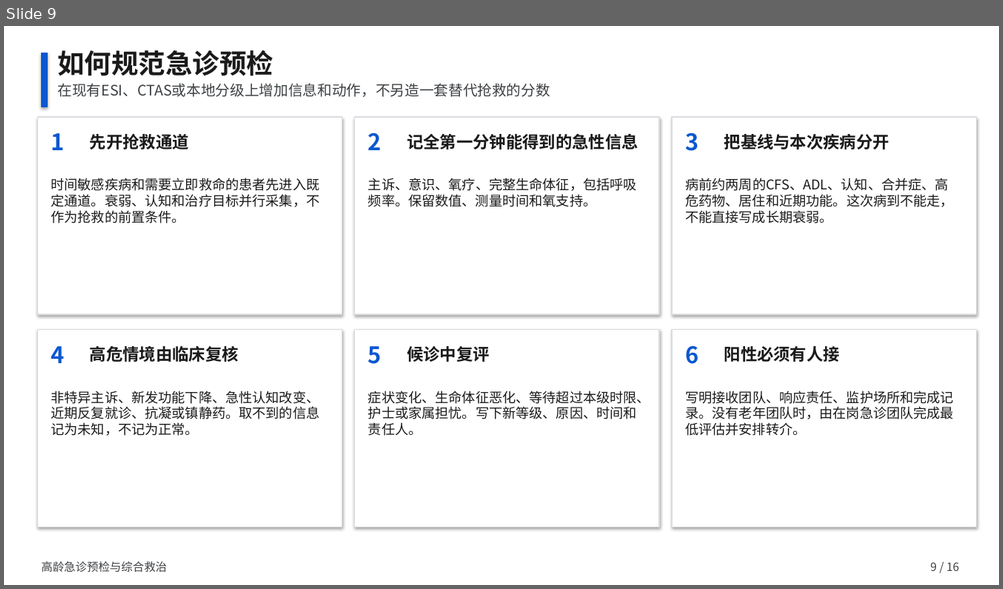
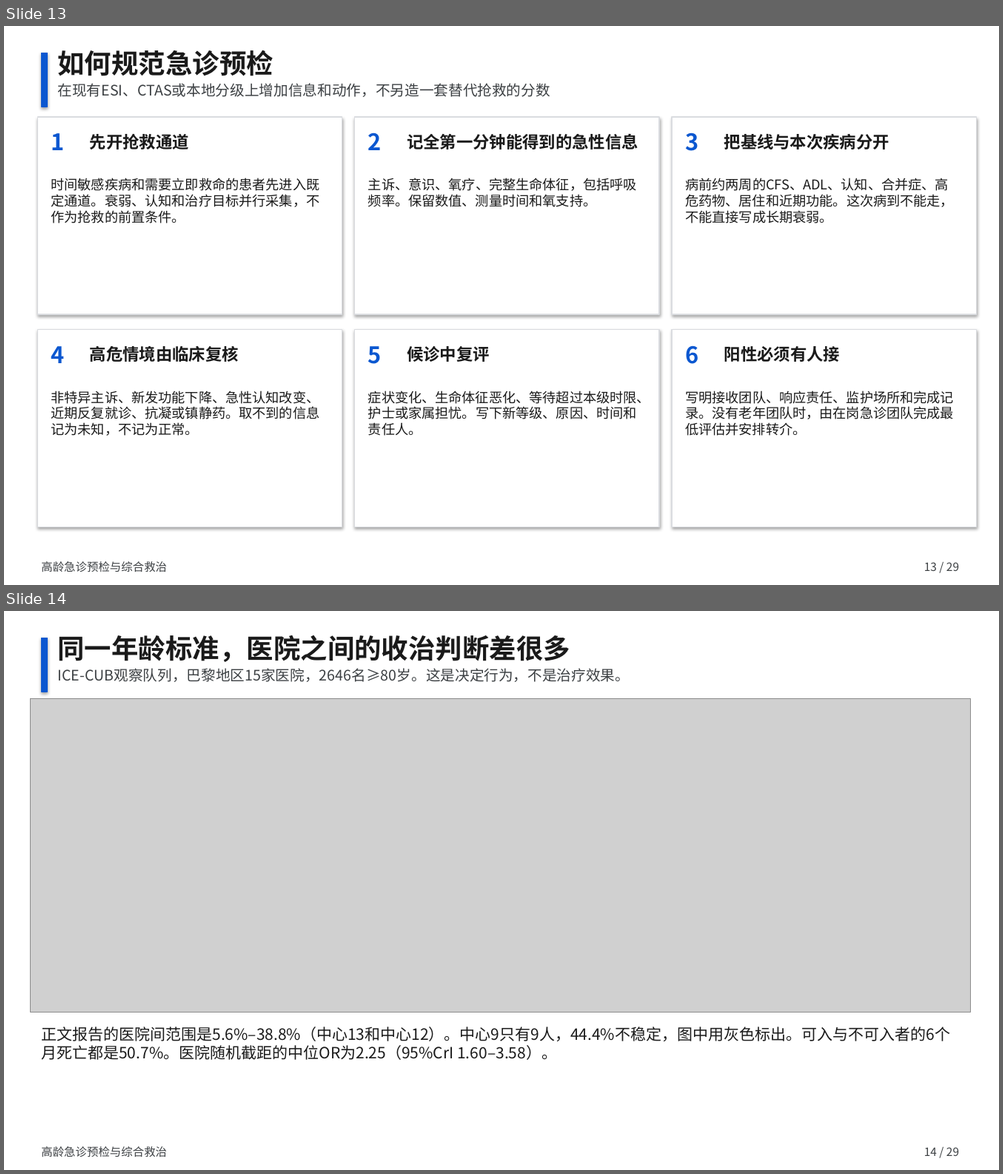
Before and after one commit to ttacuy/shania, a slide deck: evidence/elderly-ed-decision/高龄急诊预检与综合救治.pptx. Shown one above the other, each under a label of ours: slide 9 before the commit, slides 13 and 14 after it. The pictures are 1003x589 and 1003x1174 pixels, drawn with LibreOffice and Linux fonts; fonts in the diff are those of the drawing; grey boxes stand for pictures. Boxes give left, top, right and bottom in pixels: in the first picture for what was removed or moved away, otherwise in the second. Text is boxed around its words. In the diff, an @@ line names an element or a change of style, - is before the commit and + after.

```diff
--- a/evidence/elderly-ed-decision/高龄急诊预检与综合救治.pptx
+++ b/evidence/elderly-ed-decision/高龄急诊预检与综合救治.pptx
@@ slide 14 added at <box>4,611,999,1170</box>, background #FFFFFF @@
@@ rectangle added at <box>41,638,47,692</box>, fill #0B57D0, outline #0B57D0 1 pt @@
@@ text added at <box>58,635,571,662</box>, 26 pt, text #1A1A1A, bold @@
+同一年龄标准，医院之间的收治判断差很多
@@ text added at <box>58,668,630,682</box>, 14 pt, text #3C4043 @@
+ICE-CUB观察队列，巴黎地区15家医院，2646名≥80岁。这是决定行为，不是治疗效果。
@@ picture added at <box>30,699,970,1012</box> @@
@@ text added at <box>41,1027,950,1060</box>, 15 pt, text #1A1A1A @@
+正文报告的医院间范围是5.6%–38.8%（中心13和中心12）。中心9只有9人，44.4%不稳定，图中用灰色标出。可入与不可入者的6个月死亡都是50.7%。医院随机截距的中位OR为2.25（95%CrI 1.60–3.58）。
@@ text added at <box>41,1147,167,1157</box>, 11 pt, text #3C4043 @@
+高龄急诊预检与综合救治
@@ text added at <box>924,1147,959,1156</box>, 11 pt, text #3C4043 @@
+14 / 29
@@ what was slide 9 is now slide 13 @@
@@ slide 13 changed as well @@
@@ text at <box>924,562,959,571</box>: text changed @@
-9 / 16
+13 / 29
```
Also in this commit, not shown: 15 other slides changed, 12 other slides added, 15 other files.
